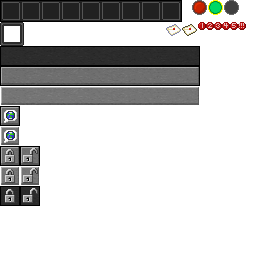
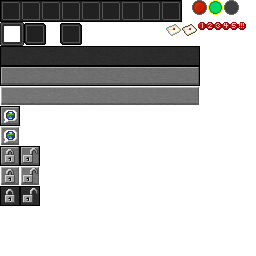
Before/after of a 256px x 256px layered artwork. What changed in the layer stack:
added layer "레이어 8 복사" above "레이어 8 복사 5" over [61, 24, 81, 44]
added layer "레이어 8 복사 5" above "레이어 8" over [60, 23, 82, 45]
added layer "레이어 8" above "레이어 8 복사 4" over [25, 24, 45, 44]
added layer "레이어 8 복사 4" above "레이어 6" over [24, 23, 46, 45]
